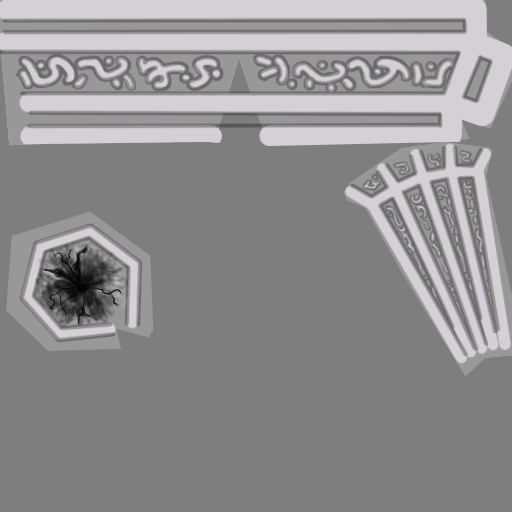
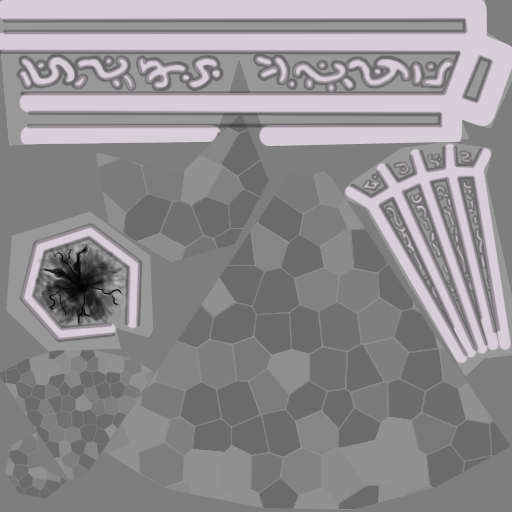
Before/after of a 512×512 layered artwork. What changed in the layer stack:
renamed "UV-Stare" to "Vrstva 8", showed it, opacity 56% → 15%, painted on it over [0, 115, 511, 510]
painted on "Vrstva 1" over [207, 131, 223, 143]
